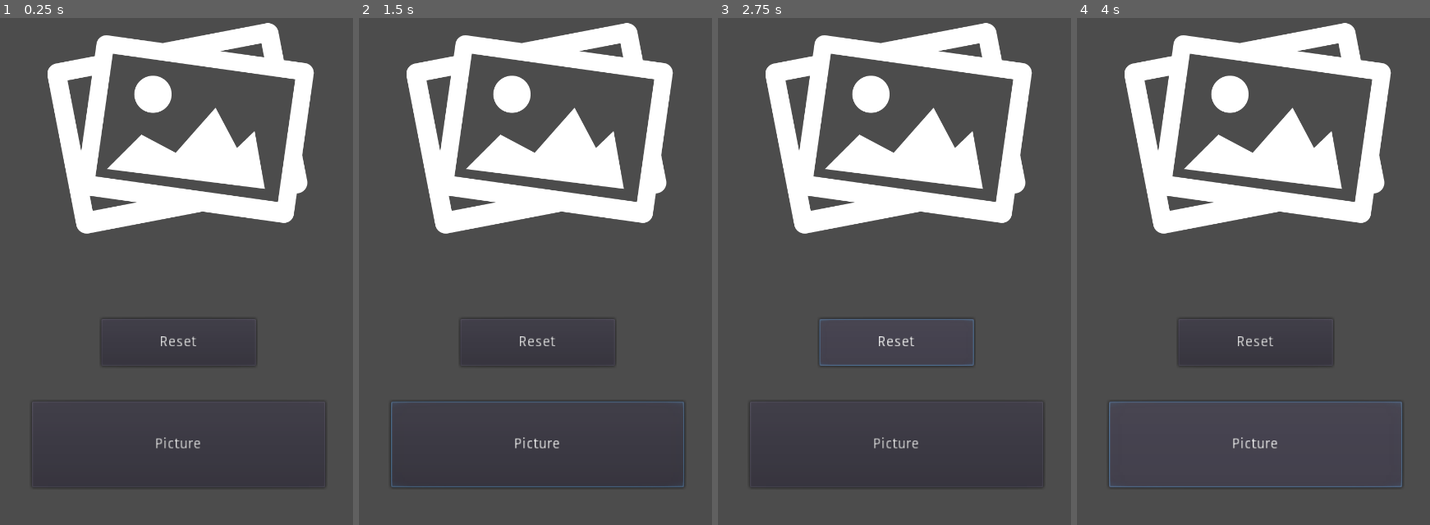
Above: before the commit, frames 1-4 (left to right).
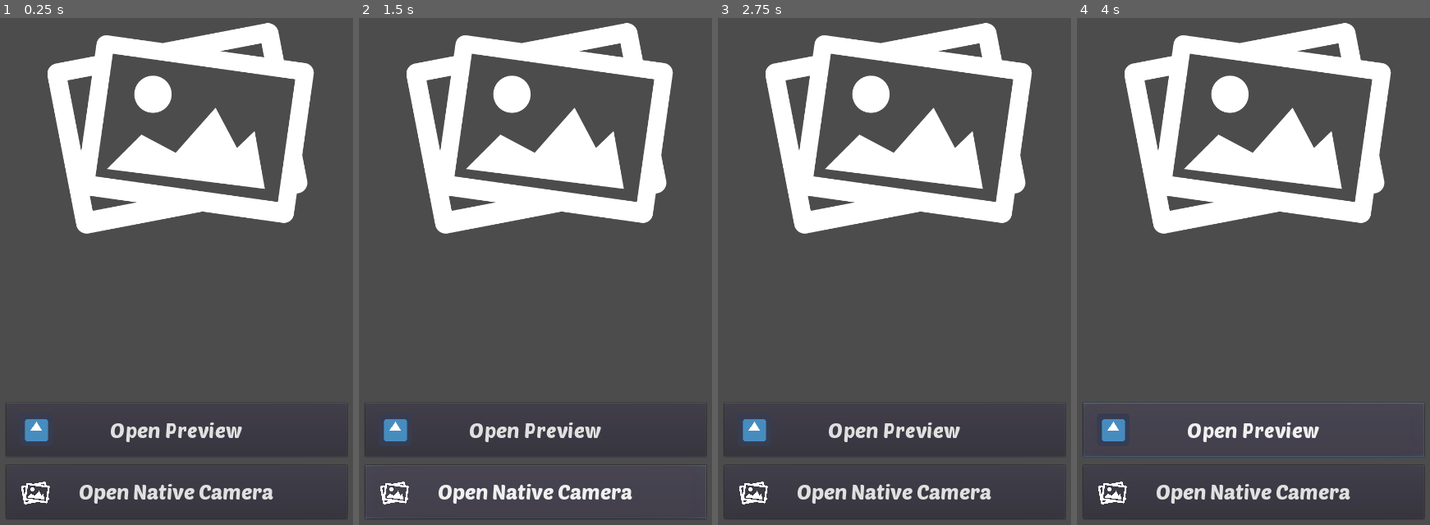
Above: after the commit, the same moments.

Repository: thrbr84/godot3.2_stuff
Game: Godot game, scene res://main.tscn
The game is run twice, just before and just after one commit, with the same random seed, the same clock (stepped at 60 frames per second) and the same inputs. The engine's default icon, where the game draws it, is replaced by a stand-in: a white triangle on a blue panel in a dark square.
Inputs (mouse positions are in pixels of both pictures, inside the frame that each line leads up to):
- Up to frame 1 (0.25 s): no input
- Up to frame 2 (1.5 s): click (539, 443) at 0.5 s, where only the run before the commit has a clickable "Picture"; click (535, 489) at 1.25 s, where only the run after the commit has a clickable "Open Native Camera"
- Up to frame 3 (2.75 s): click (898, 342) at 2 s, where only the run before the commit has a clickable "Reset"
- Up to frame 4 (4 s): click (1253, 428) at 2.75 s, where only the run after the commit has a clickable "Open Preview"; click (1257, 443) at 3.5 s, where only the run before the commit has a clickable "Picture"

The runs differ from the first frame. In frame 1, 2.5% of the frame differs, in the area x 1-99%, y 59-99%; in frame 2, 3.2%; in frame 3, 2.7%; in frame 4, 3.3%.

Commit message:
GodotCamera

Diff:
--- a/exemplo/exemploGodotCamera/main.gd
+++ b/exemplo/exemploGodotCamera/main.gd
@@ -1,38 +1,59 @@
 extends Node2D
 
-var camera = null
+onready var nativeCamera = $picture/nativeCamera
+var facing = false
+var is_open = true
 
 func _ready():
-	if(Engine.has_singleton("GodotCamera")):
-		camera = Engine.get_singleton("GodotCamera")
-		if camera:
-			camera.setCameraCallbackId(get_instance_id())
+	nativeCamera.connect("picture_taken", self, "on_picture_taken")
 
-func _on_Button_pressed():
-	# reset image
+func _on_btnTakePicture_pressed():
+	$picture/anim.play_backwards("open")
+	if nativeCamera.camera:
+		nativeCamera.take_picture()
+
+func _on_btnOpenNativeCam_pressed():
+	_reset()
+	if nativeCamera.camera and !is_open:
+		nativeCamera.camera.setImageSize(628) # width / height ascpect ratio
+		nativeCamera.camera.setImageRotated(90) # rotation
+		nativeCamera.camera.openCamera()
+
+func _on_btnPreview_pressed():
+	if !nativeCamera.camera:
+		nativeCamera._initialize()
+
+	yield(get_tree().create_timer(1), "timeout")
+	if nativeCamera.camera:
+		is_open = true
+		nativeCamera.set_view_visibilty(true)
+		$picture/anim.play("open")
+
+func on_picture_taken(error, image_texture, extras):
+	if nativeCamera.camera:
+		if error == nativeCamera.ERROR.NONE:
+			$picture.texture = image_texture
+
+	$picture/anim.play_backwards("open")
+	is_open = false
+	nativeCamera.set_view_visibilty(false)
+
+func _reset():
 	$picture.texture = ResourceLoader.load("res://camera.png")
+	is_open = false
+	nativeCamera.set_view_visibilty(false)
 
-	if camera:
-		# open native preview camera
-		camera.setImageSize(628) # width / height ascpect ratio
-		camera.setImageRotated(90) # rotation
-		camera.openCamera()
+func _on_btnTakePicture3_pressed():
+	if nativeCamera.camera:
+		nativeCamera.set_camera_facing(facing)
+		facing = !facing
 
-func _base64texture(image64):
-	var image = Image.new()
-	image.load_png_from_buffer(Marshalls.base64_to_raw(image64))
-	var texture = ImageTexture.new()
-	texture.create_from_image(image)
-	return texture
+		if facing:
+			$picture/nativeCamera/btnTakePicture3.text = "B" #back
+		else:
+			$picture/nativeCamera/btnTakePicture3.text = "F" #front
 
-func _on_GodotCamera_success(_fileName):
-	# photo taken
-	$picture.texture = _base64texture(_fileName)
-
-func _on_Reset_pressed():
-	$picture.texture = ResourceLoader.load("res://camera.png")
-
-func _input(event):
-	if event is InputEventScreenDrag:
-		$picture.rect_position.x = event.position.x - ($picture.rect_size.x/2)
-		$picture.rect_position.y = event.position.y - ($picture.rect_size.y/2)
+func _on_btnTakePicture2_pressed():
+	if nativeCamera.camera:
+		$picture/anim.play_backwards("open")
+		_reset()
--- a/exemplo/exemploGodotCamera/main.tscn
+++ b/exemplo/exemploGodotCamera/main.tscn
@@ -1,32 +1,334 @@
-[gd_scene load_steps=3 format=2]
+[gd_scene load_steps=10 format=2]
 
 [ext_resource path="res://main.gd" type="Script" id=1]
 [ext_resource path="res://camera.png" type="Texture" id=2]
+[ext_resource path="res://font/PoetsenOne-Regular.ttf" type="DynamicFontData" id=3]
+[ext_resource path="res://icon.png" type="Texture" id=4]
+
+[sub_resource type="DynamicFont" id=3]
+size = 40
+font_data = ExtResource( 3 )
+
+[sub_resource type="DynamicFont" id=4]
+size = 40
+font_data = ExtResource( 3 )
+
+[sub_resource type="GDScript" id=1]
+script/source = "extends Control
+
+export var draw_camera_splash = true setget set_draw_camera_splash
+export(int, 1, 10) var image_resolution := 10 setget set_image_resolution
+export(bool) var camera_facing := false setget set_camera_facing
+export(int, \"Off\", \"Auto\", \"On\", \"Red Eye\", \"Torch\") var flash_mode := 1 setget set_flash_mode
+export var pinch_to_zoom := true setget set_pinch_to_zoom
+export var face_recognition := true setget set_face_recognition
+export var face_recognition_bound_color := Color.white setget set_face_recognition_bound_color
+export(int, \"Rect\", \"Circle\") var face_recognition_bound_shape := 0 setget set_face_recognition_bound_shape
+export(int, 1, 100) var face_recognition_bound_line_size := 5 setget set_face_recognition_bound_line_size
+export(int, \"Auto\", \"HDR\", \"Portrait\", \"Landscape\", \"Night\", \"Sunset\") var scene_mode := 0 setget set_scene_mode
+export(int, \"Auto\", \"Incandesent\", \"Flourescent\", \"Daylight\", \"Twilight\", \"Shade\") var white_balanace := 0 setget set_white_balanace
+export(int, \"None\", \"Mono\", \"Negative\", \"Solarize\", \"Sepia\") var color_effect := 0 setget set_color_effect
+
+const PARAMETER_IMAGE_QUALITY = \"param_image_quality\";
+const PARAMETER_IMAGE_RESOLUTION = \"param_image_resolution\";
+const PARAMETER_FLASH_MODE = \"param_flash_mode\";
+const PARAMETER_ENABLE_SHUTTER_SOUND = \"param_enable_shutter_sound\";
+const PARAMETER_PITCH_TO_ZOOM = \"param_pitch_to_zoom\";
+const PARAMETER_FACE_RECOGNITION = \"param_face_recognition\";
+const PARAMETER_FACE_RECOGNITION_BOUND_COLOR = \"param_face_recognition_bound_color\";
+const PARAMETER_FACE_RECOGNITION_BOUND_SHAPE = \"param_face_recognition_bound_shape\";
+const PARAMETER_FACE_RECOGNITION_BOUND_LINE_SIZE = \"param_face_recognition_bound_line_size\";
+const PARAMETER_SCENE_MODE = \"param_scene_mode\";
+const PARAMETER_WHITE_BALANCE = \"param_white_balance\";
+const PARAMETER_COLOR_EFFECT = \"param_color_effect\";
+
+var camera = null
+var node: Control
+
+var is_initialized : bool = false setget _set_blank
+var camera_permission_granted = false setget _set_blank, _get_blank
+
+enum ERROR {
+	NONE = 0,
+	FATAL_ERROR = 1,
+	OUT_OF_MEMORY = 2,
+	MININUM_NUMBER_OF_FACE_NOT_DETECTED = 3
+}
+
+signal picture_taken(_cameraError, _texture, _faces)
+
+const ParameterSerializer = preload(\"res://parameter_serializer.gd\")
+
+
+func _initialize():
+	if camera: return
+	if(Engine.has_singleton(\"GodotCamera\")):
+		camera = Engine.get_singleton(\"GodotCamera\")
+		if camera:
+
+			var r : Rect2 = self.get_global_rect()
+			var instanse_id = self.get_instance_id()
+
+			var result = camera.setCameraCallbackId(instanse_id, true, ParameterSerializer.serialize(_get_parameters()), int(r.position.x), int(r.position.y), int(r.size.x), int(r.size.y), self.visible)
+
+			if result == true:
+				print('OK')
+			else:
+				camera = null
+				print('null')
+
+func _base64texture(image64):
+	var image = Image.new()
+	image.load_png_from_buffer(Marshalls.base64_to_raw(image64))
+	var texture = ImageTexture.new()
+	texture.create_from_image(image)
+	return texture
+
+func _on_GodotCamera_success(_fileName):
+	self.emit_signal(\"picture_taken\",
+	ERROR.NONE,
+	_base64texture(_fileName),
+	null)
+
+func _set_camera_features_(_features):
+	prints(_features)
+
+func _on_picture_taken_(camera_error_code, data, detectedFacesExtra):
+	var _detectedFacesExtra = ParameterSerializer.unserialize(detectedFacesExtra);
+
+	var image : Image = Image.new()
+	var err = image.load_jpg_from_buffer(data)
+
+	if err != OK:
+		print(\"An error occured while loading camera image texture!\")
+
+	var texture = ImageTexture.new()
+	texture.create_from_image(image)
+
+	self.emit_signal(\"picture_taken\", ERROR.NONE, texture,
+	{
+		\"faces\": _detectedFacesExtra.values()
+	})
+
+	if camera:
+		camera.refreshCameraPreview(self.get_instance_id());
+	pass
+
+func set_view_visibilty(visible: bool):
+	if camera:
+		camera.setViewVisibility(self.get_instance_id(), visible)
+
+func destroy_view():
+	camera.destroyView(self.get_instance_id())
+	camera = null
+
+func set_camera_facing(back_facing: bool):
+	camera.setPreviewCameraFacing(self.get_instance_id(), back_facing)
+
+func set_parameter(what: String, value):
+	if value is int:
+		camera.setViewParameterInt(self.get_instance_id(), what, value);
+	elif value is bool:
+		camera.setViewParameterBool(self.get_instance_id(), what, value);
+	elif value is String:
+		camera.setViewParameterString(self.get_instance_id(), what, value);
+	else:
+		prints(\"set_parameter: It's a non supported type\");
+	pass
+
+func resize_view(rect: Rect2):
+	camera.resizeView(self.get_instance_id(), int(rect.position.x), int(rect.position.y), int(rect.size.x), int(rect.size.y))
+
+func take_picture(minimum_number_of_face = 0):
+	camera.takePicture(self.get_instance_id(), minimum_number_of_face)
+
+func _set_blank(value):
+	pass
+
+func _get_blank():
+	pass
+
+func _get_parameters()->Dictionary:
+	return {
+		self.PARAMETER_IMAGE_RESOLUTION: image_resolution,
+		self.PARAMETER_FLASH_MODE: flash_mode,
+		self.PARAMETER_PITCH_TO_ZOOM: pinch_to_zoom,
+		self.PARAMETER_FACE_RECOGNITION: face_recognition,
+		self.PARAMETER_FACE_RECOGNITION_BOUND_COLOR: face_recognition_bound_color.to_html(),
+		self.PARAMETER_FACE_RECOGNITION_BOUND_SHAPE: face_recognition_bound_shape,
+		self.PARAMETER_FACE_RECOGNITION_BOUND_LINE_SIZE: face_recognition_bound_line_size,
+		self.PARAMETER_SCENE_MODE: scene_mode,
+		self.PARAMETER_WHITE_BALANCE: white_balanace,
+		self.PARAMETER_COLOR_EFFECT: color_effect
+	}
+
+func set_draw_camera_splash(value):
+	draw_camera_splash = value;
+	update();
+	pass
+
+func set_image_resolution(value):
+	image_resolution = value;
+	if camera != null:
+		camera.set_parameter(self.PARAMETER_IMAGE_RESOLUTION, value);
+	pass
+
+func set_flash_mode(value):
+	flash_mode = value;
+	if camera != null:
+		camera.set_parameter(self.PARAMETER_FLASH_MODE, flash_mode);
+	pass
+
+func set_pinch_to_zoom(value):
+	pinch_to_zoom = value
+	if camera != null:
+		camera.set_parameter(self.PARAMETER_PITCH_TO_ZOOM, value)
+	pass
+
+func set_face_recognition(value):
+	face_recognition = value
+	if camera != null:
+		camera.set_parameter(self.PARAMETER_FACE_RECOGNITION, value)
+	pass
+
+func set_face_recognition_bound_color(value):
+	face_recognition_bound_color = value
+	if camera != null:
+		camera.set_parameter(self.PARAMETER_FACE_RECOGNITION_BOUND_COLOR, value.to_html())
+	pass
+
+func set_face_recognition_bound_shape(value):
+	face_recognition_bound_shape = value
+	if camera != null:
+		camera.set_parameter(self.PARAMETER_FACE_RECOGNITION_BOUND_SHAPE, value)
+	pass
+
+func set_face_recognition_bound_line_size(value):
+	face_recognition_bound_line_size = value
+	if camera != null:
+		camera.set_parameter(self.PARAMETER_FACE_RECOGNITION_BOUND_LINE_SIZE, value)
+	pass
+
+func set_scene_mode(value):
+	scene_mode = value
+	if camera != null:
+		camera.set_parameter(self.PARAMETER_SCENE_MODE, value)
+	pass
+
+func set_white_balanace(value):
+	white_balanace = value
+	if camera != null:
+		camera.set_parameter(self.PARAMETER_WHITE_BALANCE, value)
+	pass
+
+func set_color_effect(value):
+	color_effect = value
+	if camera != null:
+		camera.set_parameter(self.PARAMETER_COLOR_EFFECT, value)
+	pass
+"
+
+[sub_resource type="DynamicFont" id=5]
+size = 50
+font_data = ExtResource( 3 )
+
+[sub_resource type="Animation" id=2]
+resource_name = "open"
+length = 0.5
+tracks/0/type = "value"
+tracks/0/path = NodePath("../btnOpenNativeCam:visible")
+tracks/0/interp = 1
+tracks/0/loop_wrap = true
+tracks/0/imported = false
+tracks/0/enabled = true
+tracks/0/keys = {
+"times": PoolRealArray( 0, 0.5 ),
+"transitions": PoolRealArray( 1, 1 ),
+"update": 1,
+"values": [ true, false ]
+}
+tracks/1/type = "value"
+tracks/1/path = NodePath("nativeCamera/btnTakePicture:modulate")
+tracks/1/interp = 1
+tracks/1/loop_wrap = true
+tracks/1/imported = false
+tracks/1/enabled = true
+tracks/1/keys = {
+"times": PoolRealArray( 0, 0.5 ),
+"transitions": PoolRealArray( 1, 1 ),
+"update": 0,
+"values": [ Color( 1, 1, 1, 0 ), Color( 1, 1, 1, 1 ) ]
+}
+tracks/2/type = "value"
+tracks/2/path = NodePath("nativeCamera/btnTakePicture2:modulate")
+tracks/2/interp = 1
+tracks/2/loop_wrap = true
+tracks/2/imported = false
+tracks/2/enabled = true
+tracks/2/keys = {
+"times": PoolRealArray( 0, 0.5 ),
+"transitions": PoolRealArray( 1, 1 ),
+"update": 0,
+"values": [ Color( 1, 1, 1, 0 ), Color( 1, 1, 1, 1 ) ]
+}
+tracks/3/type = "value"
+tracks/3/path = NodePath("nativeCamera/btnTakePicture3:modulate")
+tracks/3/interp = 1
+tracks/3/loop_wrap = true
+tracks/3/imported = false
+tracks/3/enabled = true
+tracks/3/keys = {
+"times": PoolRealArray( 0, 0.5 ),
+"transitions": PoolRealArray( 1, 1 ),
+"update": 0,
+"values": [ Color( 1, 1, 1, 0 ), Color( 1, 1, 1, 1 ) ]
+}
+tracks/4/type = "value"
+tracks/4/path = NodePath("../btnPreview:visible")
+tracks/4/interp = 1
+tracks/4/loop_wrap = true
+tracks/4/imported = false
+tracks/4/enabled = true
+tracks/4/keys = {
+"times": PoolRealArray( 0, 0.5 ),
+"transitions": PoolRealArray( 1, 1 ),
+"update": 1,
+"values": [ true, false ]
+}
 
 [node name="main" type="Node2D"]
 script = ExtResource( 1 )
 
-[node name="Button" type="Button" parent="."]
-margin_left = 75.0351
-margin_top = 1017.65
-margin_right = 361.035
-margin_bottom = 1101.65
-rect_scale = Vector2( 2, 2 )
-text = "Picture"
-__meta__ = {
-"_edit_use_anchors_": false
-}
-
-[node name="Reset" type="Button" parent="."]
-margin_left = 210.0
-margin_top = 857.0
-margin_right = 361.0
-margin_bottom = 903.0
-rect_scale = Vector2( 2, 2 )
-text = "Reset"
-__meta__ = {
-"_edit_use_anchors_": false
-}
+[node name="btnOpenNativeCam" type="Button" parent="."]
+margin_left = 25.0
+margin_top = 1142.0
+margin_right = 690.0
+margin_bottom = 1247.0
+custom_fonts/font = SubResource( 3 )
+text = "Open Native Camera"
+__meta__ = {
+"_edit_use_anchors_": false
+}
+
+[node name="camera" type="Sprite" parent="btnOpenNativeCam"]
+position = Vector2( 56.6928, 54.8998 )
+scale = Vector2( 0.0935443, 0.0935443 )
+texture = ExtResource( 2 )
+
+[node name="btnPreview" type="Button" parent="."]
+margin_left = 25.0
+margin_top = 1021.11
+margin_right = 690.0
+margin_bottom = 1126.11
+custom_fonts/font = SubResource( 4 )
+text = "Open Preview"
+__meta__ = {
+"_edit_use_anchors_": false
+}
+
+[node name="icon" type="Sprite" parent="btnPreview"]
+position = Vector2( 58.4241, 51.9675 )
+texture = ExtResource( 4 )
 
 [node name="picture" type="TextureRect" parent="."]
 margin_left = 105.21
@@ -39,5 +341,57 @@
 __meta__ = {
 "_edit_use_anchors_": false
 }
-[connection signal="pressed" from="Button" to="." method="_on_Button_pressed"]
-[connection signal="pressed" from="Reset" to="." method="_on_Reset_pressed"]
+
+[node name="nativeCamera" type="Control" parent="picture"]
+margin_left = -76.0
+margin_top = -36.0
+margin_right = 591.0
+margin_bottom = 562.0
+script = SubResource( 1 )
+__meta__ = {
+"_edit_use_anchors_": false
+}
+
+[node name="btnTakePicture" type="Button" parent="picture/nativeCamera"]
+modulate = Color( 1, 1, 1, 0 )
+margin_left = 190.0
+margin_top = 616.0
+margin_right = 488.0
+margin_bottom = 780.0
+custom_fonts/font = SubResource( 5 )
+text = "Picture"
+__meta__ = {
+"_edit_use_anchors_": false
+}
+
+[node name="btnTakePicture2" type="Button" parent="picture/nativeCamera"]
+modulate = Color( 1, 1, 1, 0 )
+margin_left = 523.703
+margin_top = 655.7
+margin_right = 551.703
+margin_bottom = 683.7
+rect_scale = Vector2( 3, 3 )
+text = "X"
+__meta__ = {
+"_edit_use_anchors_": false
+}
+
+[node name="btnTakePicture3" type="Button" parent="picture/nativeCamera"]
+modulate = Color( 1, 1, 1, 0 )
+margin_left = 67.8971
+margin_top = 650.4
+margin_right = 95.8971
+margin_bottom = 678.4
+rect_scale = Vector2( 3, 3 )
+text = "F"
+__meta__ = {
+"_edit_use_anchors_": false
+}
+
+[node name="anim" type="AnimationPlayer" parent="picture"]
+anims/open = SubResource( 2 )
+[connection signal="pressed" from="btnOpenNativeCam" to="." method="_on_btnOpenNativeCam_pressed"]
+[connection signal="pressed" from="btnPreview" to="." method="_on_btnPreview_pressed"]
+[connection signal="pressed" from="picture/nativeCamera/btnTakePicture" to="." method="_on_btnTakePicture_pressed"]
+[connection signal="pressed" from="picture/nativeCamera/btnTakePicture2" to="." method="_on_btnTakePicture2_pressed"]
+[connection signal="pressed" from="picture/nativeCamera/btnTakePicture3" to="." method="_on_btnTakePicture3_pressed"]
--- /dev/null
+++ b/exemplo/exemploGodotCamera/parameter_serializer.gd
@@ -0,0 +1,53 @@
+extends Reference
+
+static func unserialize(val: String)->Dictionary:
+	var result = {};
+	var split : PoolStringArray = val.split(";");
+
+	for data in split:
+		var data_split : PoolStringArray = data.split("=");
+		if data_split.size() != 2:
+			continue;
+
+		var key : String = data_split[0].strip_edges();
+		var value : String = data_split[1].to_lower().strip_edges();
+
+		if value == "on" || value == "off":
+			result[key] = value == "on";
+		elif value.begins_with("'"):
+			result[key] = value.replace("'", "");
+		elif value.split(",", false).size() == 4:
+			var value_split: PoolStringArray = value.split(",", false);
+			var rect: Rect2 = Rect2();
+			rect.position.x = int(value_split[0]);
+			rect.position.y = int(value_split[1]);
+			rect.size.x = int(value_split[2]);
+			rect.size.y = int(value_split[3]);
+
+			result[key] = rect;
+		else:
+			result[key] = int(value);
+
+	return result;
+	pass
+
+static func serialize(params: Dictionary)->String:
+	var buffer: = PoolStringArray();
+
+	for key in params:
+		var value = params[key];
+		var data;
+		if value is String:
+			data = "'" + value + "'";
+		elif value is bool:
+			data = "on" if value else "off";
+		elif value is Rect2:
+			data = "%d,%d,%d,%d" % [value.position.x, value.position.y, value.size.x, value.size.y];
+		elif value is int:
+			data = str(value);
+		else:
+			continue;
+
+		buffer.append(key + "=" + data);
+	return buffer.join(";");
+	pass
--- a/exemplo/exemploGodotCamera/project.godot
+++ b/exemplo/exemploGodotCamera/project.godot
@@ -19,7 +19,7 @@
 
 [application]
 
-config/name="exemploFacebook"
+config/name="exemploGodotCamera"
 run/main_scene="res://main.tscn"
 config/icon="res://icon.png"
 
Binary file added: exemplo/exemploGodotCamera/font/PoetsenOne-Regular.ttf
Not shown, added: modules/godotCamera/src/CameraPreview.java
Not shown, added: modules/godotCamera/src/CameraPreviewFaceDetection.java
Not shown, added: modules/godotCamera/src/CameraPreviewZoomGesture.java
Not shown, changed: modules/godotCamera/src/GodotCamera.java
Not shown, added: modules/godotCamera/src/GodotCameraView.java
Not shown, added: modules/godotCamera/src/ParameterSerializer.java
